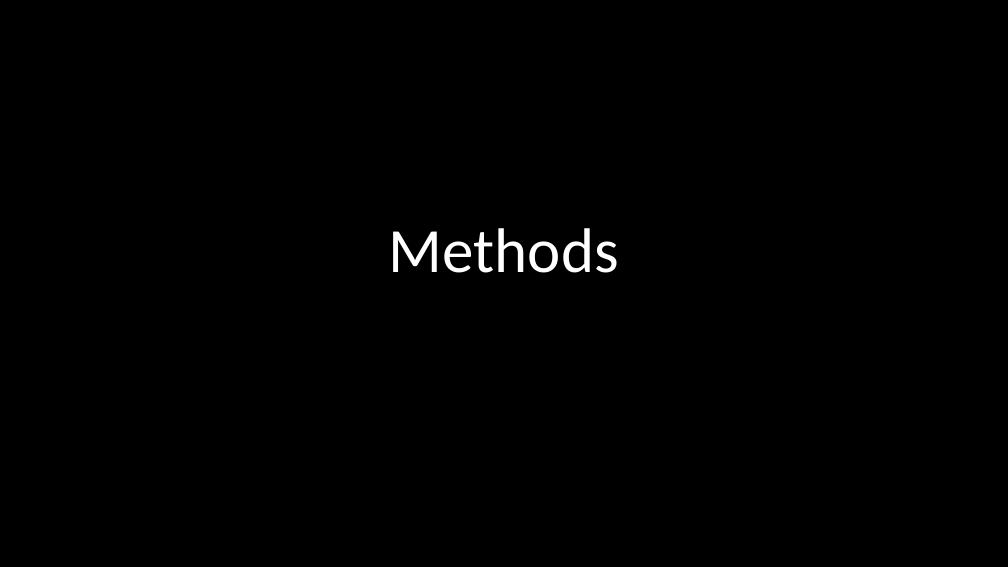
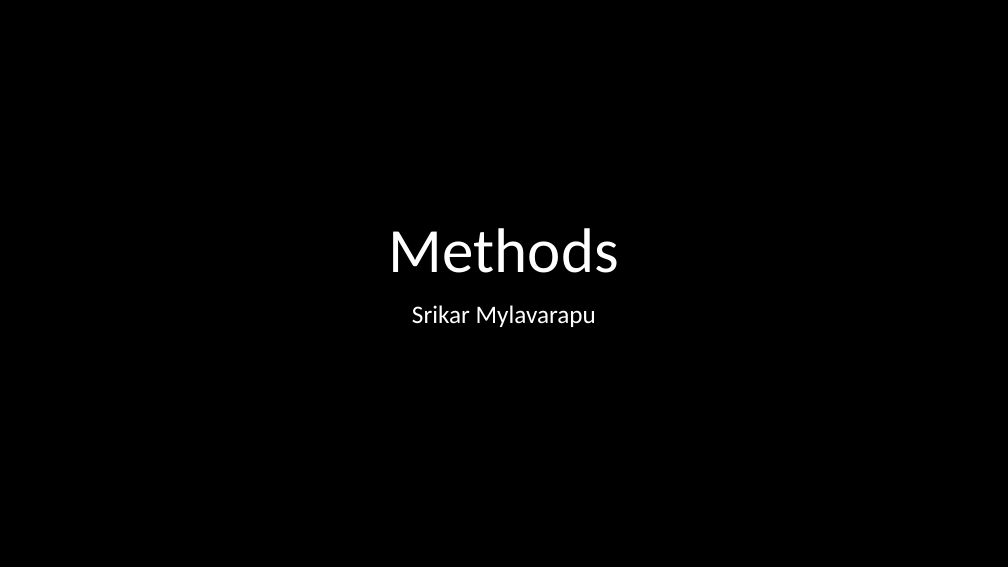
Before and after one commit to microsoft/Flash_University, a slide deck: slide 1 of CLR_via_CSharp/Chapter8/Methods.pptx. Drawn at 1008x567 pixels with LibreOffice and Linux fonts; fonts in the diff are those of the drawing. Boxes give left, top, right and bottom in pixels: in the first picture for what was removed or moved away, otherwise in the second. Text is boxed around its words. In the diff, an @@ line names an element or a change of style, - is before the commit and + after.

```diff
--- a/CLR_via_CSharp/Chapter8/Methods.pptx
+++ b/CLR_via_CSharp/Chapter8/Methods.pptx
@@ subtitle added at (x1=412, y1=305, x2=596, y2=327), 24 pt, text #FFFFFF @@
+Srikar Mylavarapu
```
Also in this commit, not shown: 2 other slides changed, 1 slide added, 5 other files.
